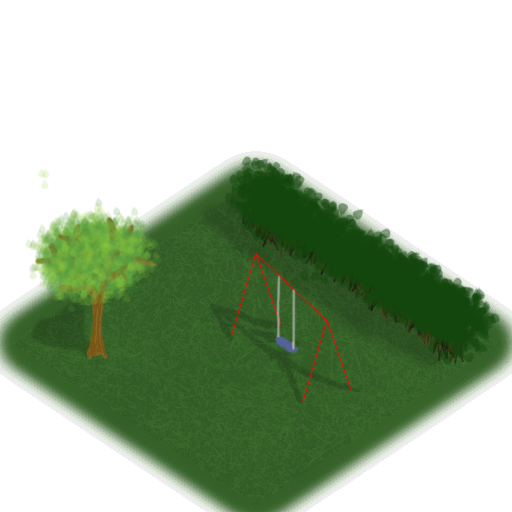
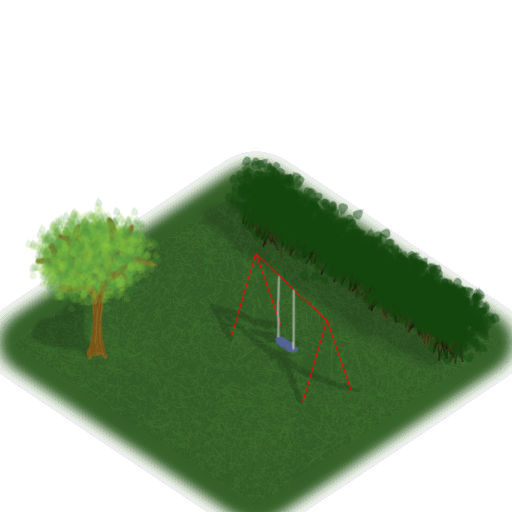
The second 512x512 image is a revision of the first. Changes to its layers:
painted on "tree front" over [38, 168, 50, 189]
